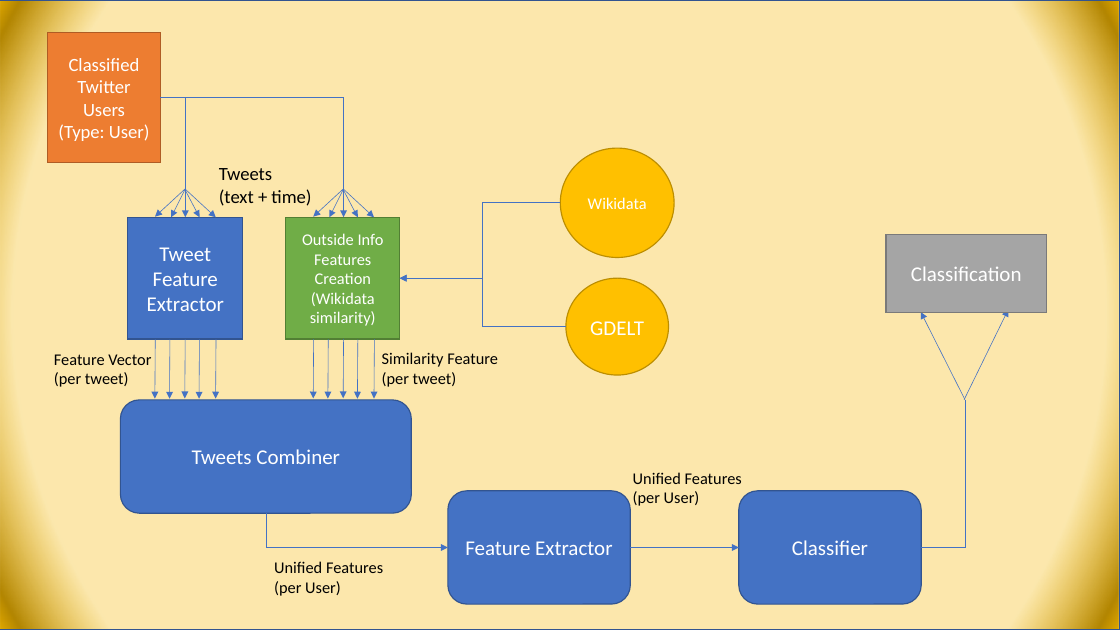
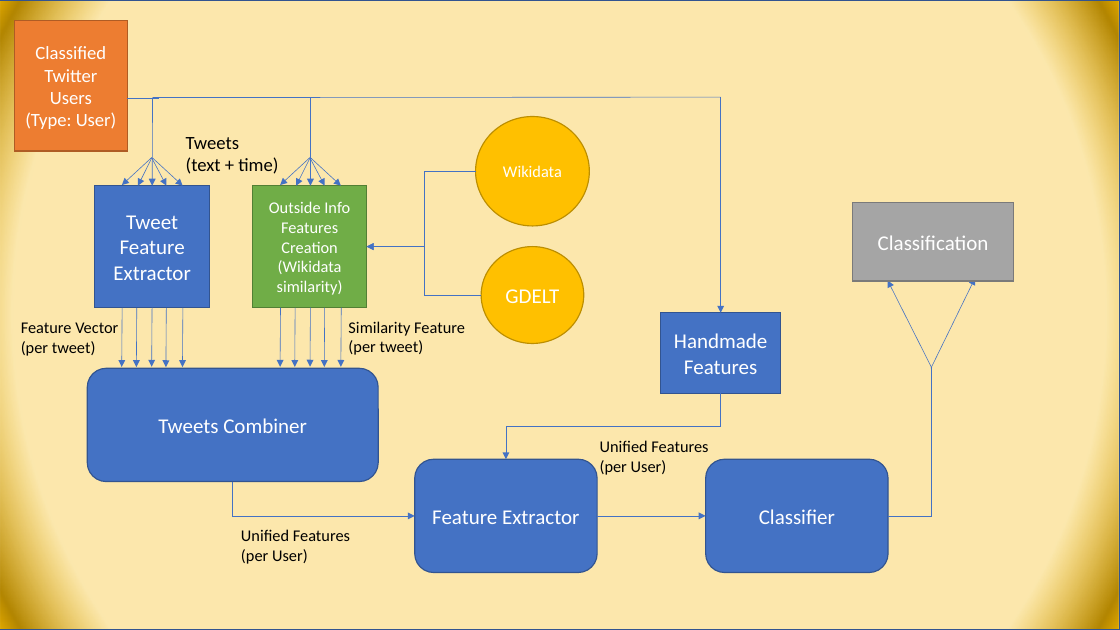
Before and after one commit to Snover98/BotDetectionDT, a slide deck: slide 1 of מסמכים לפרוייקט/Model Pictures.pptx. Drawn at 1120x630 pixels with LibreOffice and Linux fonts; fonts in the diff are those of the drawing. Boxes give left, top, right and bottom in pixels: in the first picture for what was removed or moved away, otherwise in the second. Text is boxed around its words. In the diff, an @@ line names an element or a change of style, - is before the commit and + after.

```diff
--- a/מסמכים לפרוייקט/Model Pictures.pptx
+++ b/מסמכים לפרוייקט/Model Pictures.pptx
@@ rectangle "Classified Twitter Users (Type: User)": place and size @@
-rectangle "Classified Twitter Users (Type: User)" at (48,33,160,163)
+rectangle "Classified Twitter Users (Type: User)" at (14,21,127,151)
@@ line moved from (160, 97) - (270, 97) to (127, 98) - (159, 98) @@
@@ arrow moved from (186, 97) - (186, 218) to (153, 97) - (152, 186) @@
@@ line moved from (186, 97) - (344, 97) to (153, 97) - (311, 97) @@
@@ arrow moved from (344, 97) - (344, 218) to (311, 97) - (311, 186) @@
@@ line added from (311, 97) to (721, 97), #4472C4 0.5 pt @@
@@ ellipse "Wikidata": place and size @@
-ellipse "Wikidata" at (560,148,674,257)
+ellipse "Wikidata" at (476,117,589,226)
@@ arrow added from (721, 97) to (721, 313), #4472C4 0.5 pt @@
@@ 2 texts, 1 arrow: place and size @@
-2 texts, 1 arrow at (54,190,742,506)
+2 texts, 1 arrow at (21,158,708,475)
@@ elbow arrow moved from (560, 202) - (400, 278) to (476, 171) - (366, 247) @@
@@ elbow arrow moved from (566, 327) - (400, 278) to (481, 295) - (366, 247) @@
@@ ellipse "GDELT": place and size @@
-ellipse "GDELT" at (566,278,669,375)
+ellipse "GDELT" at (481,247,584,344)
@@ 20 arrows, 3 rounded rectangles, 3 texts, 3 rectangles, 1 elbow line, 1 elbow arrow: place and size @@
-20 arrows, 3 rounded rectangles, 3 texts, 3 rectangles, 1 elbow line, 1 elbow arrow at (120,168,1047,604)
+20 arrows, 3 rounded rectangles, 3 texts, 3 rectangles, 1 elbow line, 1 elbow arrow at (87,137,1013,573)
@@ rectangle added at (660,313,781,393), fill #4472C4, outline #325491 1 pt, 18 pt, text #FFFFFF @@
+Handmade Features
@@ elbow arrow added from (721, 393) to (506, 460), #4472C4 0.5 pt @@
```
Also in this commit, not shown: 1 other slide changed.
